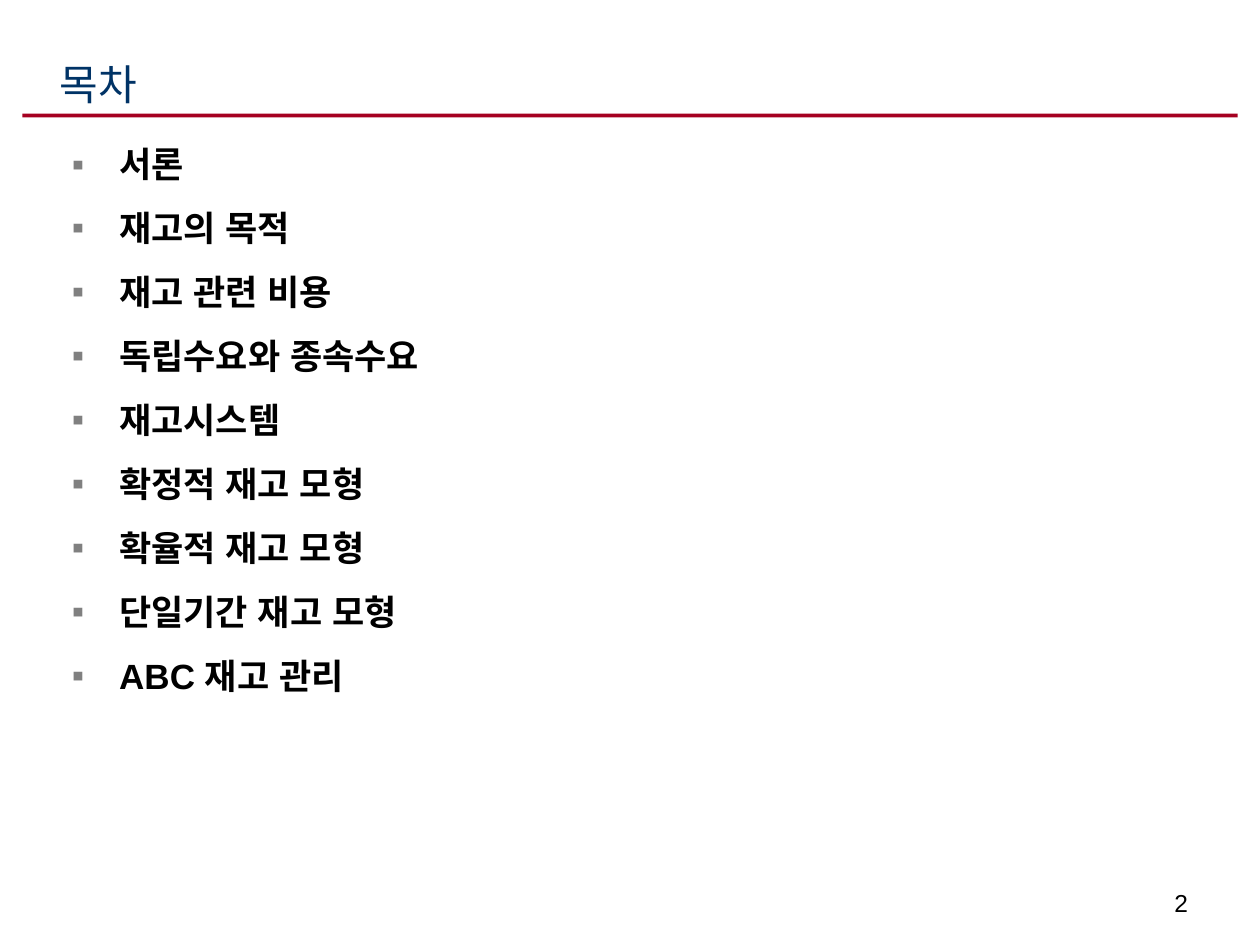
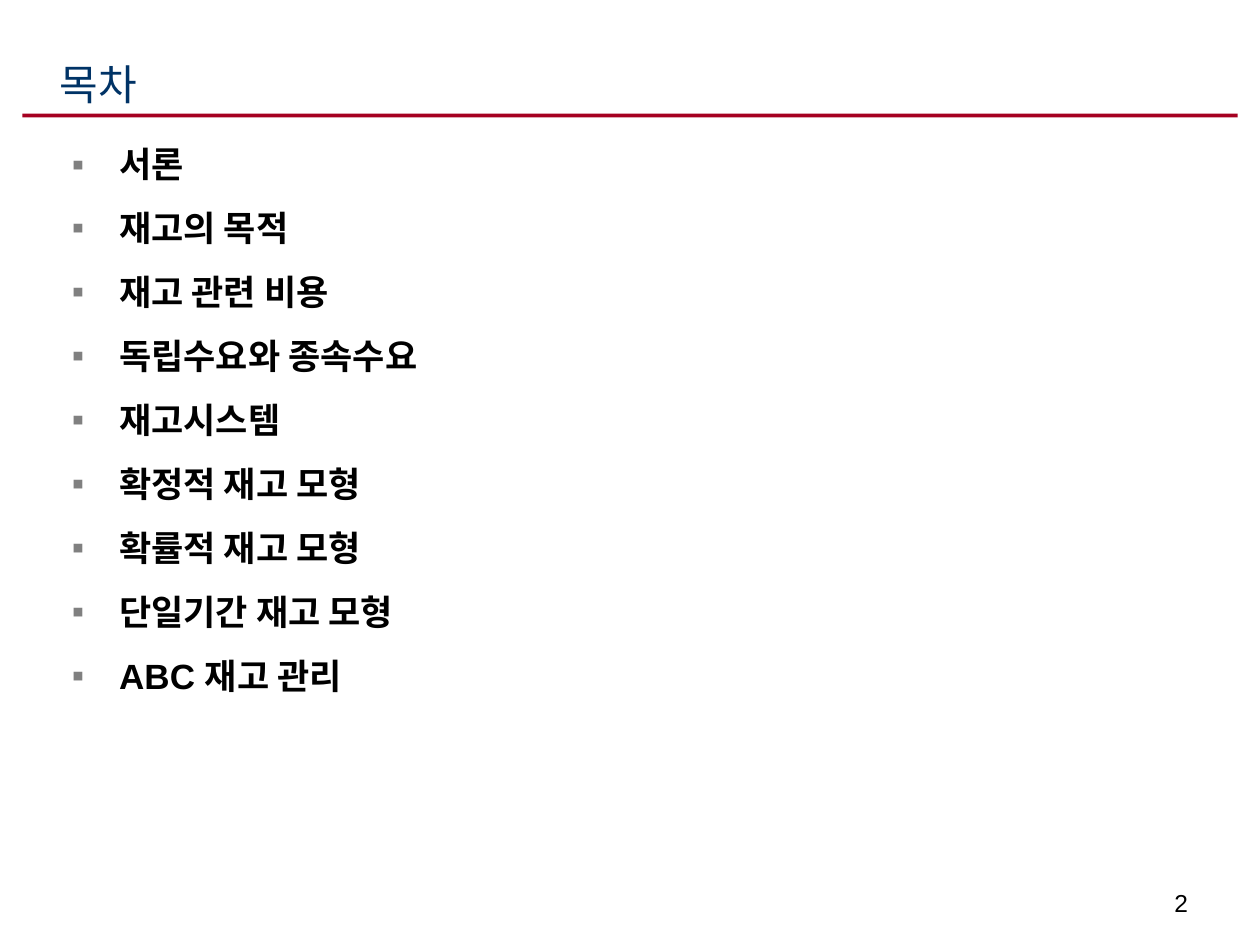
Before and after one commit to ikelab/courses, a slide deck: slide 2 of ppc2016/c12.ppt. Drawn at 1260x945 pixels with LibreOffice and Linux fonts; fonts in the diff are those of the drawing. Boxes give left, top, right and bottom in pixels: in the first picture for what was removed or moved away, otherwise in the second. Text is boxed around its words. In the diff, an @@ line names an element or a change of style, - is before the commit and + after.

```diff
--- a/ppc2016/c12.ppt
+++ b/ppc2016/c12.ppt
@@ text at (119, 531, 360, 564): text changed @@
-▪ 확율적 재고 모형
+▪ 확률적 재고 모형
```
Also in this commit, not shown: 11 other slides changed.
